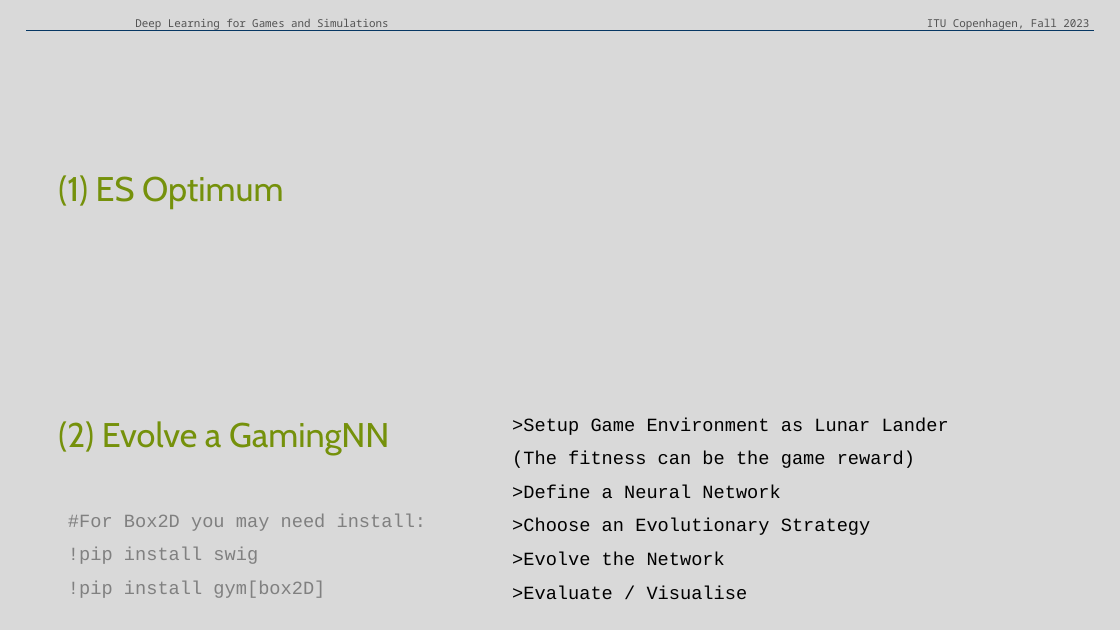
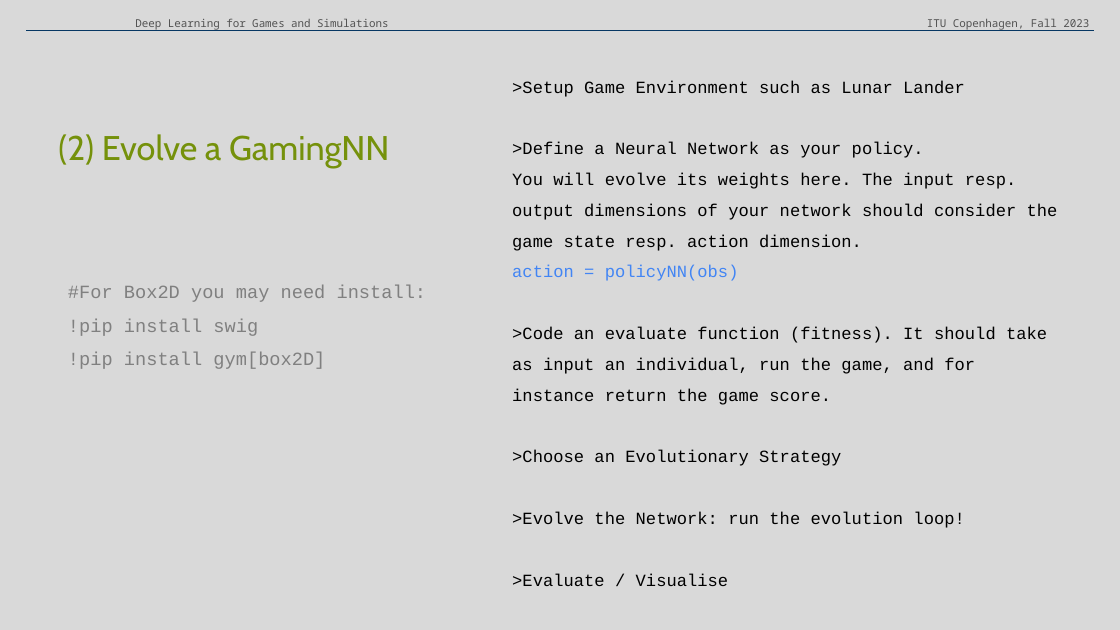
Before and after one commit to claireaoi/dlgs, a slide deck: slide 34 of dlgs.pptx (slide 33 before the commit). Drawn at 1120x630 pixels with LibreOffice and Linux fonts; fonts in the diff are those of the drawing. Boxes give left, top, right and bottom in pixels: in the first picture for what was removed or moved away, otherwise in the second. Text is boxed around its words. In the diff, an @@ line names an element or a change of style, - is before the commit and + after.

```diff
--- a/dlgs.pptx
+++ b/dlgs.pptx
@@ text at box(512, 80, 1058, 586): text changed; size 12 to 11 pt @@
->Setup Game Environment as Lunar Lander
-(The fitness can be the game reward)
->Define a Neural Network
->Choose an Evolutionary Strategy
->Evolve the Network
->Evaluate / Visualise
+>Setup Game Environment such as Lunar Lander
+>Define a Neural Network as your policy.
+You will evolve its weights here. The input resp. output dimensions of your network should consider the game state resp. action dimension.
+action = policyNN(obs)
+>Code an evaluate function (fitness). It should take as input an individual, run the game, and for instance return the game score.
+>Choose an Evolutionary Strategy
+>Evolve the Network: run the evolution loop!
+>Evaluate / Visualise
@@ text at box(58, 175, 283, 209): paragraph removed @@
-(1) ES Optimum
@@ text "#For Box2D you may need ...": place and size @@
-text "#For Box2D you may need ..." at box(68, 514, 427, 598)
+text "#For Box2D you may need ..." at box(68, 285, 427, 369)
```
Also in this commit, not shown: 1 other slide changed, 2 slides added, 1 other file.
